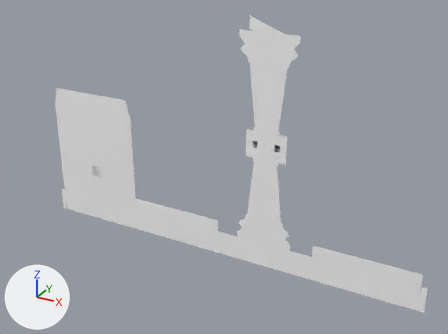
Before and after pictures for a commit that changed the Blender file models/blend/rook.blend.
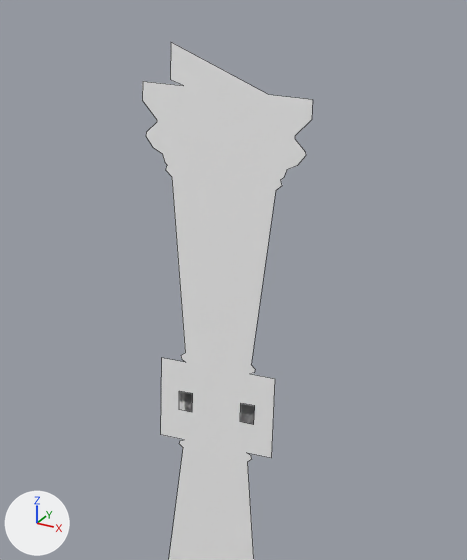
There are two pictures of each version: one whole from a 50 mm lens placed at (4.34, -9.45, 6.65), pointed at (-0.63, -0.42, 2.14), one close up on the part from 42% to 79% of the width and 0% to 60% of the height. The lights are fixed; the arrows at lower left show +X, +Y and +Z. The last two pictures show the newer version. The close-ups show mesh edges as thin lines.

In view in the first close-up: 'Rook'.
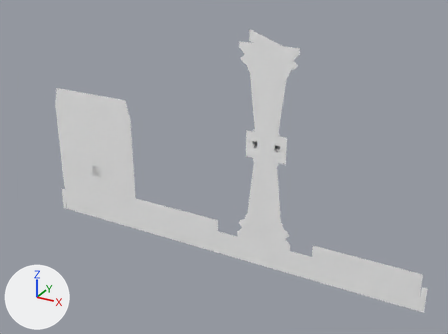
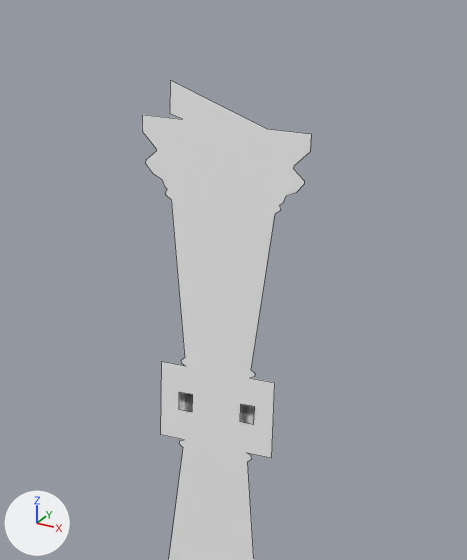
The change, as a list of edits to the scene's bpy script:
```text
Change me_メッシュ_001:
    used by ob_rook; location = (0.0, 0.0, 0.0)
    remove me_メッシュ_001.from_pydata(...)  # 141 vertices, 5 faces, 12 loose edges; spans x -5.1..3.1, y -1.0..0.0, z 0.0..4.8
    add me_メッシュ_001.from_pydata(...)  # 141 vertices, 5 faces, 12 loose edges; spans x -5.1..3.1, y -1.0..0.0, z 0.0..4.57
    me_メッシュ_001 part 1: all 42 vertices in x -0.56..0.56, y 0.0, z 2.57..4.8 are scaled about their middle by (1, 0, 0.9), then moved by (0.0, 0.0, -0.12)
```

Where the change shows, as pixel boxes [x1, y1, x2, y2] in the close-ups (467 x 560 px):
'Rook', reshaped
    before: [142, 42, 313, 560]
    after: [142, 80, 311, 560]
